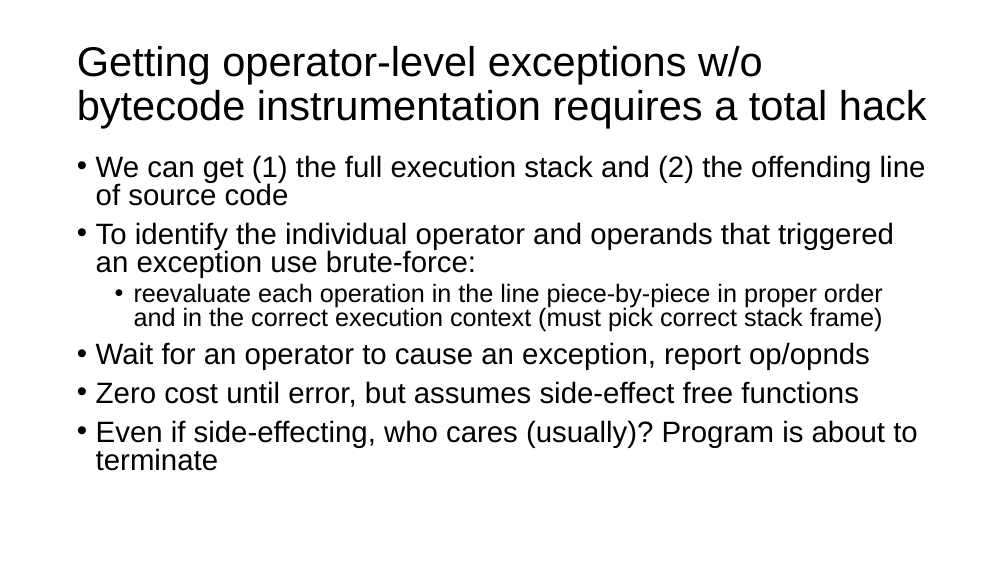
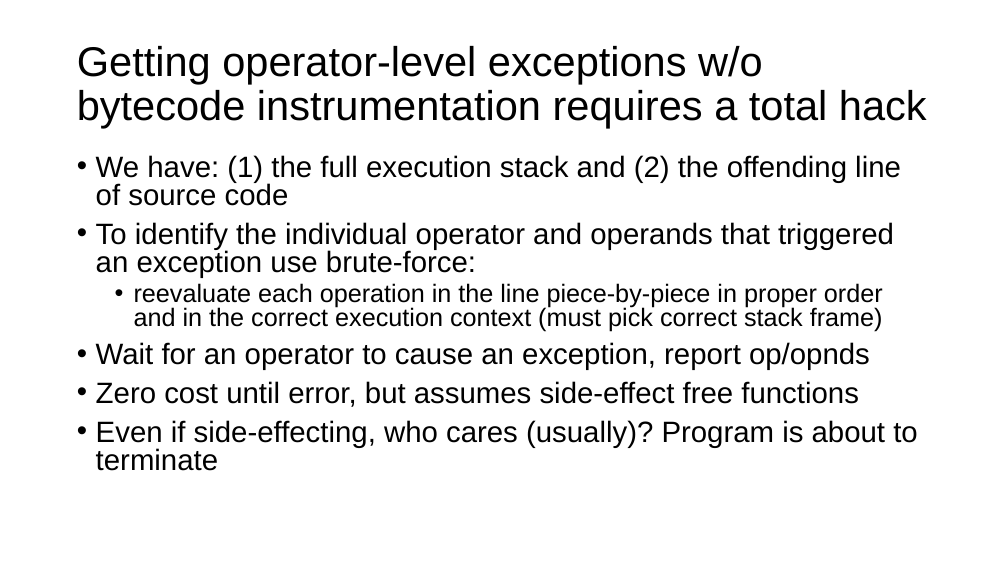
Before and after one commit to parrt/tensor-sensor, a slide deck: slide 14 of talks/strumenta/tensor-sensor.pptx (slide 11 before the commit). Drawn at 1008x567 pixels with LibreOffice and Linux fonts; fonts in the diff are those of the drawing; background and template pictures are left out. Boxes give left, top, right and bottom in pixels: in the first picture for what was removed or moved away, otherwise in the second. Text is boxed around its words. In the diff, an @@ line names an element or a change of style, - is before the commit and + after.

```diff
--- a/talks/strumenta/tensor-sensor.pptx
+++ b/talks/strumenta/tensor-sensor.pptx
@@ text at (96, 155, 901, 206): text changed @@
-• We can get (1) the full execution stack and (2) the offending line of source code
+• We have: (1) the full execution stack and (2) the offending line of source code
```
Also in this commit, not shown: 13 other slides changed, 4 slides added, 1 slide removed, 1 other file.
